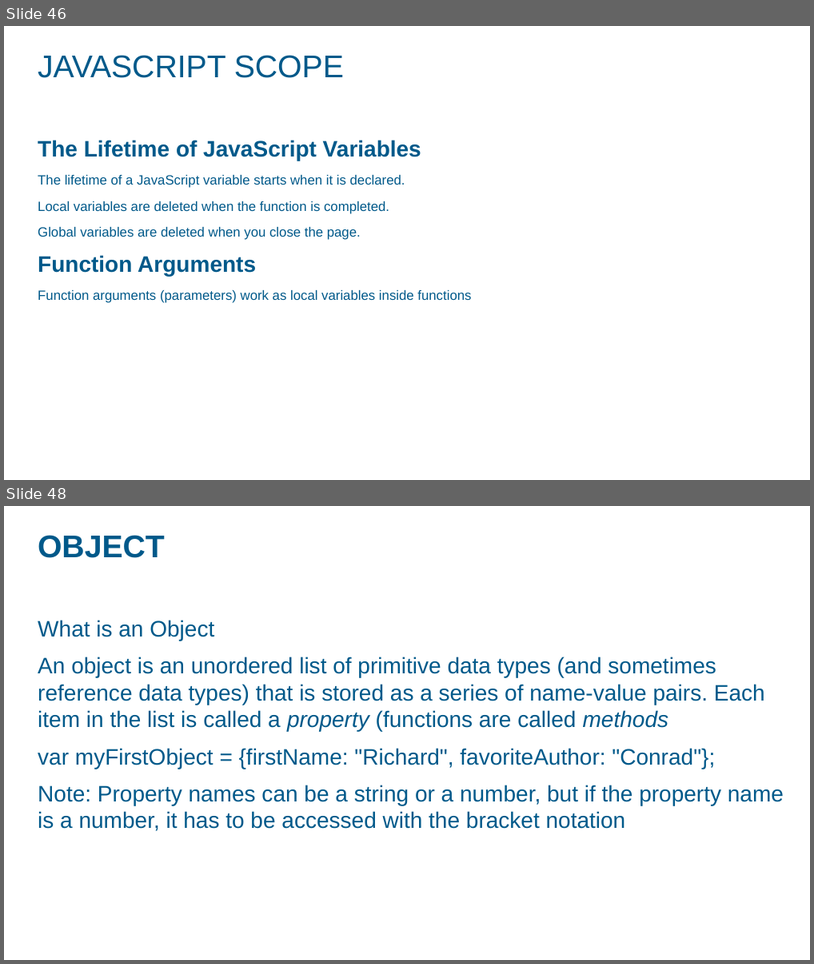
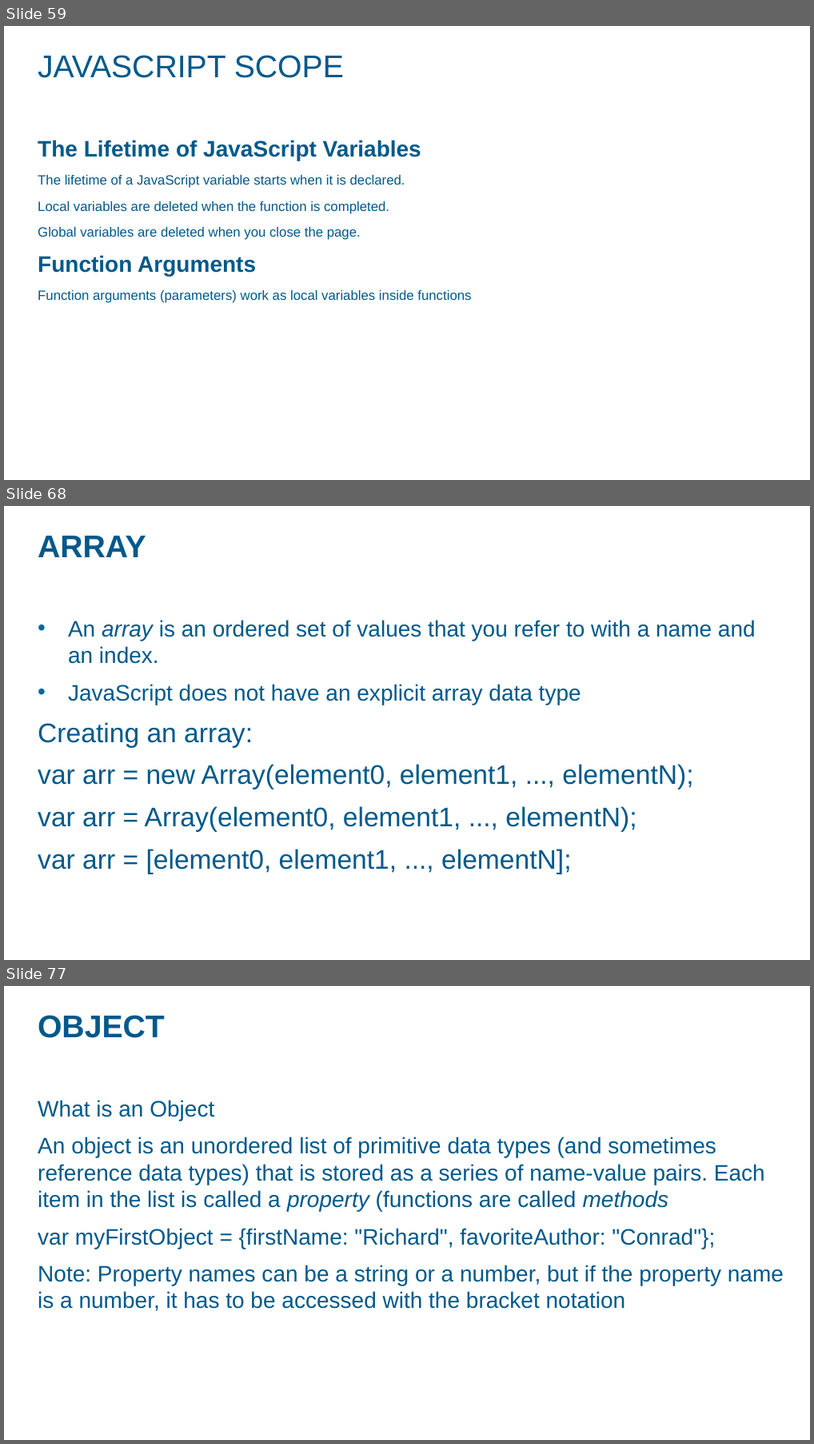
Before and after one commit to ashok07iet/java-script-sample-code, a slide deck: doc/javascript.pptx. Shown one above the other, each under a label of ours: slides 46 and 48 before the commit, slides 59, 68 and 77 after it; the slides between them are not shown. The pictures are 814x964 and 814x1444 pixels, drawn with LibreOffice and Linux fonts; fonts in the diff are those of the drawing; background and template pictures are left out. Boxes give left, top, right and bottom in pixels: in the first picture for what was removed or moved away, otherwise in the second. Text is boxed around its words. In the diff, an @@ line names an element or a change of style, - is before the commit and + after.

```diff
--- a/doc/javascript.pptx
+++ b/doc/javascript.pptx
@@ slide 68 added at (4,506,810,960), background picture (left out) @@
@@ title added at (38,536,146,557), 28 pt, text #00598A, bold @@
+ARRAY
@@ text added at (38,620,756,874), 24 pt, text #00598A @@
+• An array is an ordered set of values that you refer to with a name and an index.
+• JavaScript does not have an explicit array data type
+Creating an array:
+var arr = new Array(element0, element1, ..., elementN);
+var arr = Array(element0, element1, ..., elementN);
+var arr = [element0, element1, ..., elementN];
@@ what was slide 46 is now slide 59 @@
@@ what was slide 48 is now slide 77 @@
```
Also in this commit, not shown: 2 slides changed, 28 other slides added, 2 other files.
